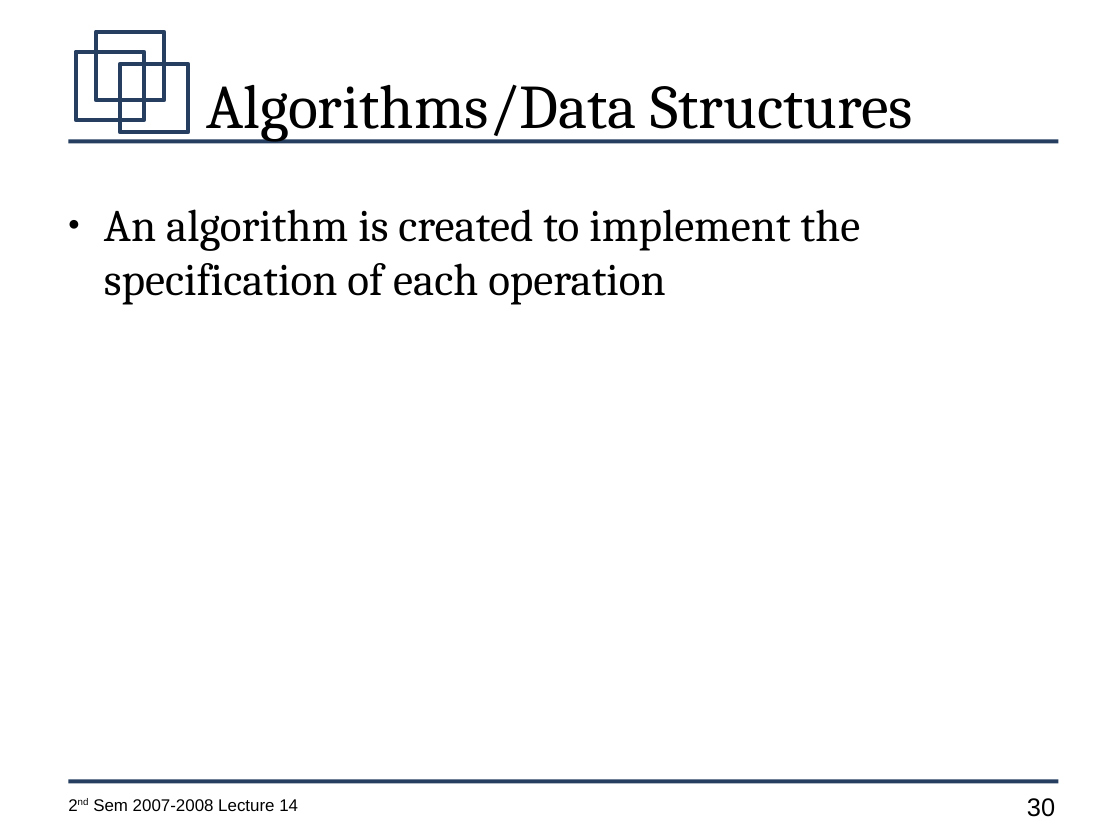
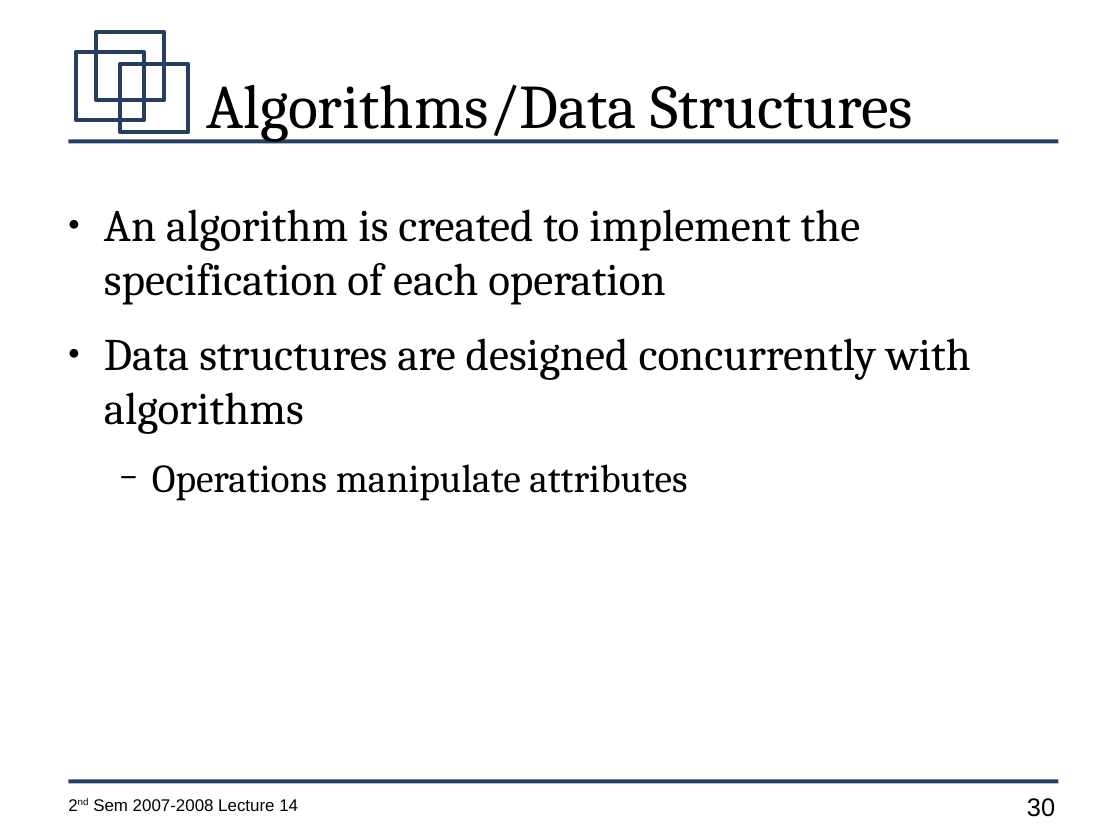
Before and after one commit to jachermocilla/jach-homepage, a slide deck: slide 30 of CMSC128-2nd-Sem-2007-L14.odp. Drawn at 1120x840 pixels with LibreOffice and Linux fonts; fonts in the diff are those of the drawing. Boxes give left, top, right and bottom in pixels: in the first picture for what was removed or moved away, otherwise in the second. Text is boxed around its words. In the diff, an @@ line names an element or a change of style, - is before the commit and + after.

```diff
--- a/CMSC128-2nd-Sem-2007-L14.odp
+++ b/CMSC128-2nd-Sem-2007-L14.odp
@@ text at [104,338,971,501]: paragraphs added @@
+● Data structures are designed concurrently with algorithms
+  − Operations manipulate attributes
```
Also in this commit, not shown: 1 other file.
